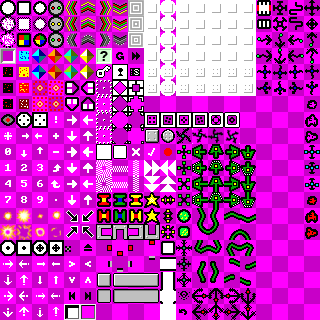
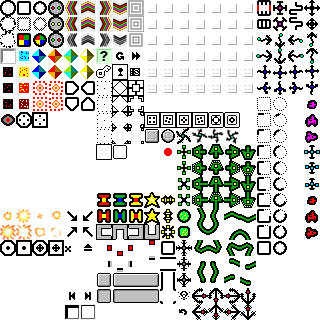
Two versions of the same layered image (320x320). Layer-by-layer changes:
painted on "Fondo" over (5, 97, 299, 255)
hid "Capa nueva" over (0, 0, 320, 320)
